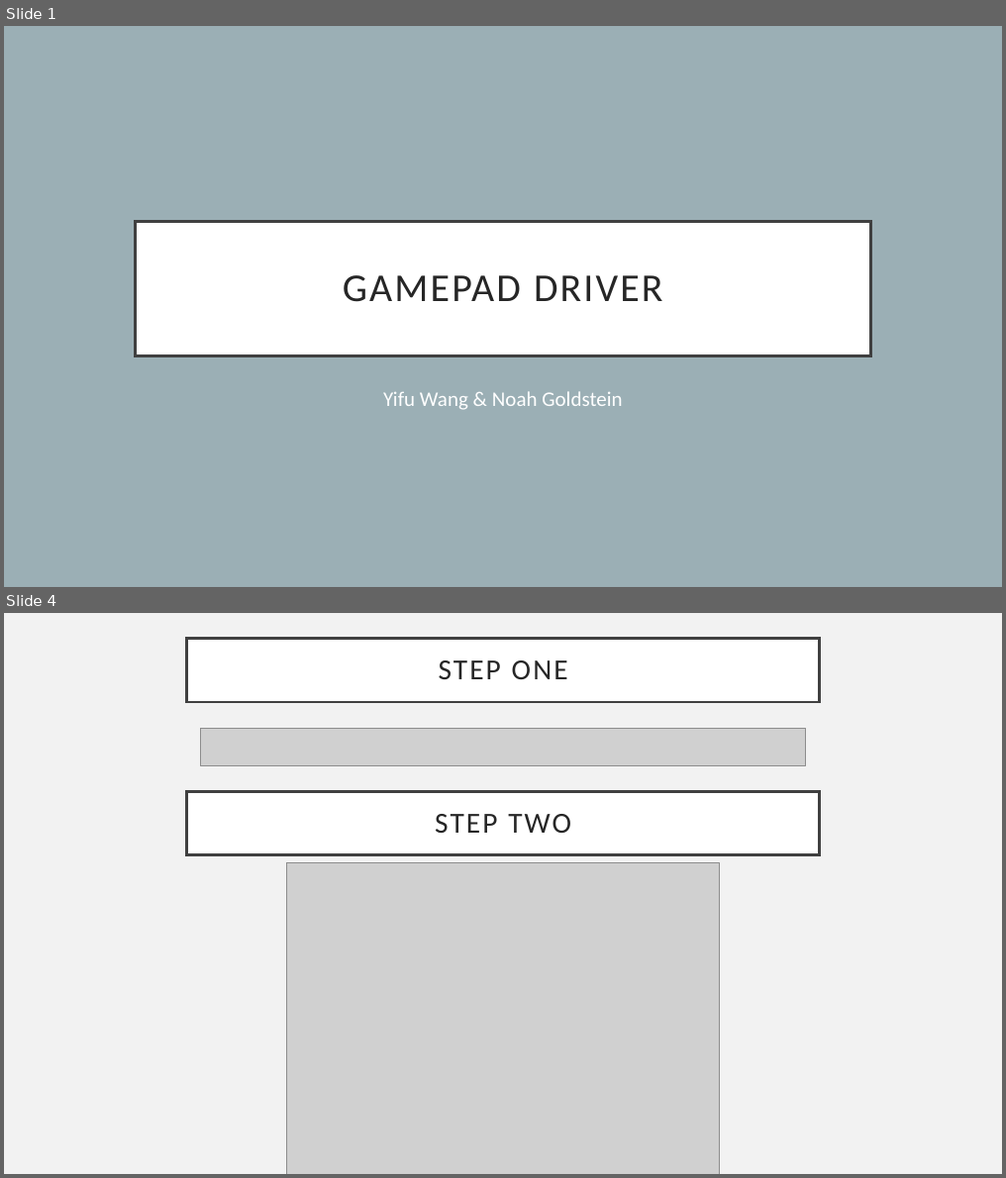
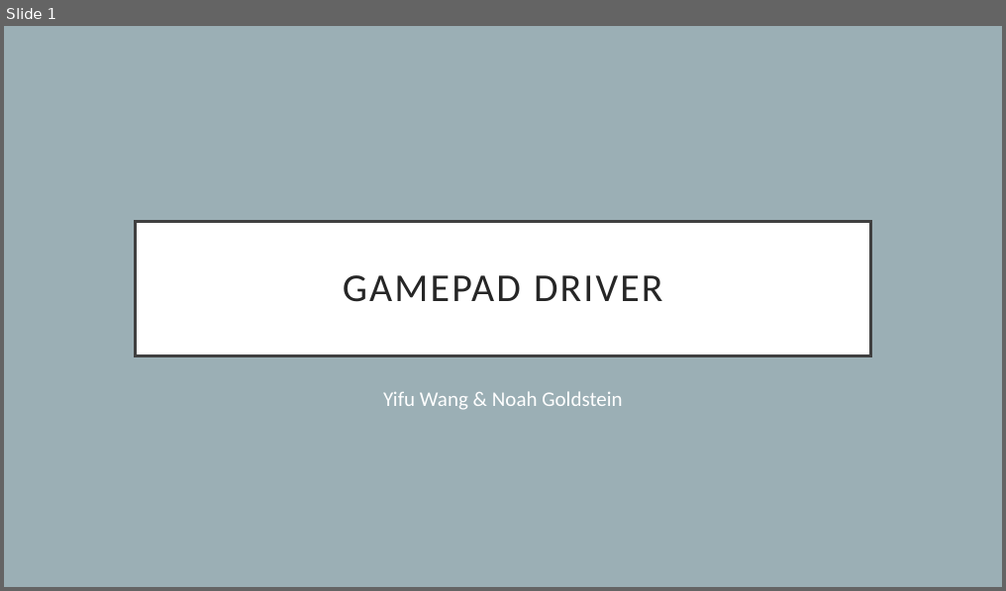
Before and after one commit to Luna1996/Joystick, a slide deck: present.pptx. Shown one above the other, each under a label of ours: slides 1 and 4 before the commit, slide 1 after it; the slides between them are not shown. The pictures are 1006x1178 and 1006x591 pixels, drawn with LibreOffice and Linux fonts; fonts in the diff are those of the drawing; grey boxes stand for pictures. Boxes give left, top, right and bottom in pixels: in the first picture for what was removed or moved away, otherwise in the second. Text is boxed around its words. In the diff, an @@ line names an element or a change of style, - is before the commit and + after.

```diff
--- a/present.pptx
+++ b/present.pptx
@@ slide 4 removed at bbox=[4, 613, 1002, 1174], background #F2F2F2 @@
@@ title removed at bbox=[187, 639, 819, 702] @@
-STEP ONE
@@ picture removed at bbox=[201, 728, 806, 765] @@
@@ rectangle removed at bbox=[187, 791, 819, 855] @@
-STEP TWO
@@ picture removed at bbox=[286, 863, 720, 1174] @@
```
Also in this commit, not shown: 2 slides changed, 10 slides added, 1 other slide removed, 1 other file.
